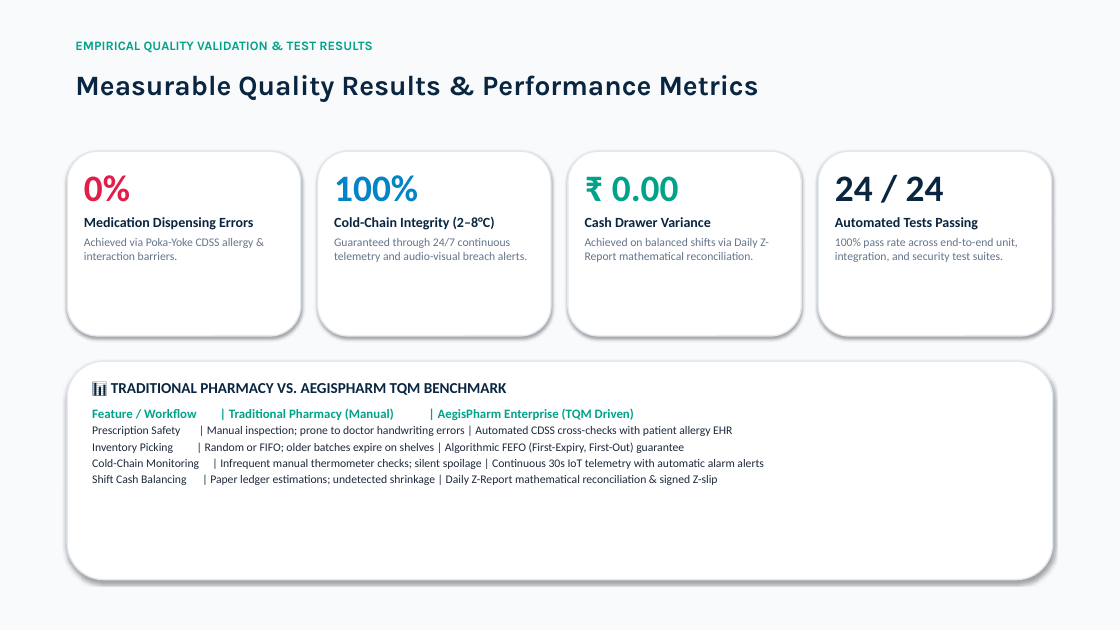
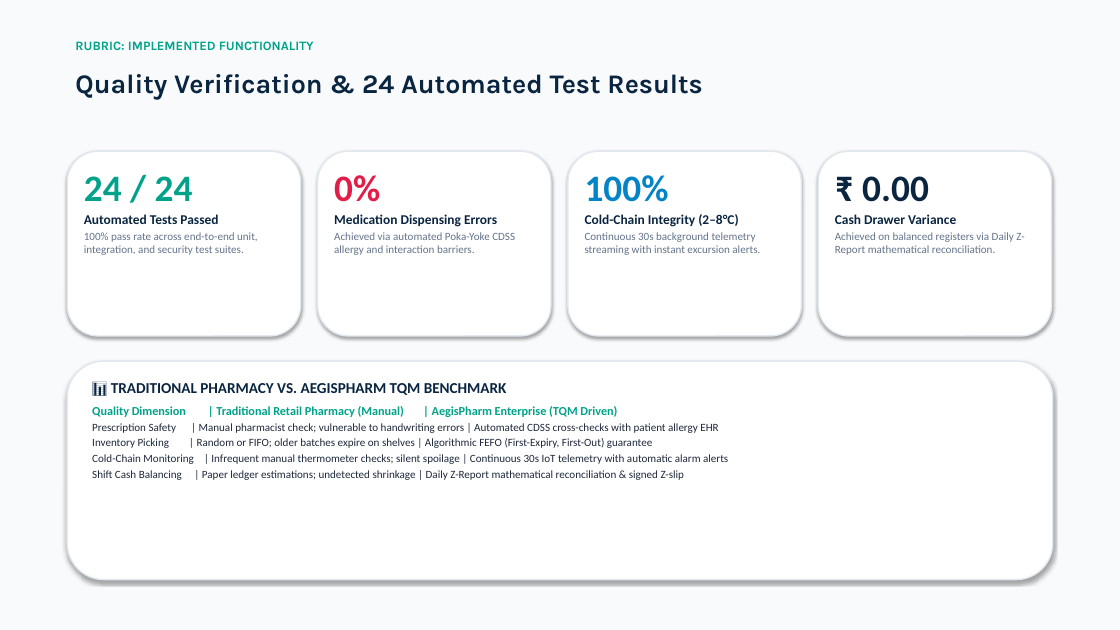
Before and after one commit to Piyush7251/Pharmacy_Management_System, a slide deck: slide 13 of AegisPharm_TQM_Presentation_Piyush_Bhatt.pptx. Drawn at 1120x630 pixels with LibreOffice and Linux fonts; fonts in the diff are those of the drawing. Boxes give left, top, right and bottom in pixels: in the first picture for what was removed or moved away, otherwise in the second. Text is boxed around its words. In the diff, an @@ line names an element or a change of style, - is before the commit and + after.

```diff
--- a/AegisPharm_TQM_Presentation_Piyush_Bhatt.pptx
+++ b/AegisPharm_TQM_Presentation_Piyush_Bhatt.pptx
@@ text at box(75, 41, 314, 50): text changed @@
-EMPIRICAL QUALITY VALIDATION & TEST RESULTS
+RUBRIC: IMPLEMENTED FUNCTIONALITY
@@ text at box(75, 74, 702, 100): text changed; size 24 to 23 pt @@
-Measurable Quality Results & Performance Metrics
+Quality Verification & 24 Automated Test Results
@@ text at box(84, 176, 258, 255): text changed; size 10 to 9.5 pt @@
-0%
-Medication Dispensing Errors
-Achieved via Poka-Yoke CDSS allergy & interaction barriers.
+24 / 24
+Automated Tests Passed
+100% pass rate across end-to-end unit, integration, and security test suites.
@@ text at box(334, 175, 515, 255): text changed; size 10 to 9.5 pt @@
-100%
-Cold-Chain Integrity (2–8°C)
-Guaranteed through 24/7 continuous telemetry and audio-visual breach alerts.
+0%
+Medication Dispensing Errors
+Achieved via automated Poka-Yoke CDSS allergy and interaction barriers.
@@ text at box(585, 175, 760, 255): text changed; size 10 to 9.5 pt @@
-₹ 0.00
-Cash Drawer Variance
-Achieved on balanced shifts via Daily Z-Report mathematical reconciliation.
+100%
+Cold-Chain Integrity (2–8°C)
+Continuous 30s background telemetry streaming with instant excursion alerts.
@@ text at box(835, 176, 1024, 255): text changed; size 10 to 9.5 pt @@
-24 / 24
-Automated Tests Passing
-100% pass rate across end-to-end unit, integration, and security test suites.
+₹ 0.00
+Cash Drawer Variance
+Achieved on balanced registers via Daily Z-Report mathematical reconciliation.
@@ text at box(92, 383, 728, 480): size 10 to 9.5 pt in "Inventory Picking | Random or FIFO; older ...", "Cold-Chain Monitoring | Infrequent manual thermometer checks ...", "Shift Cash Balancing | Paper ledger estimations; ..."; less space between paragraphs @@
@@ text at box(92, 406, 718, 433): text changed; size 10 to 9.5 pt @@
-Feature / Workflow | Traditional Pharmacy (Manual) | AegisPharm Enterprise (TQM Driven)
-Prescription Safety | Manual inspection; prone to doctor handwriting errors | Automated CDSS cross-checks with patient allergy EHR
+Quality Dimension | Traditional Retail Pharmacy (Manual) | AegisPharm Enterprise (TQM Driven)
+Prescription Safety | Manual pharmacist check; vulnerable to handwriting errors | Automated CDSS cross-checks with patient allergy EHR
```
Also in this commit, not shown: 7 other slides changed, 6 slides added, 6 slides removed, 7 other files.
